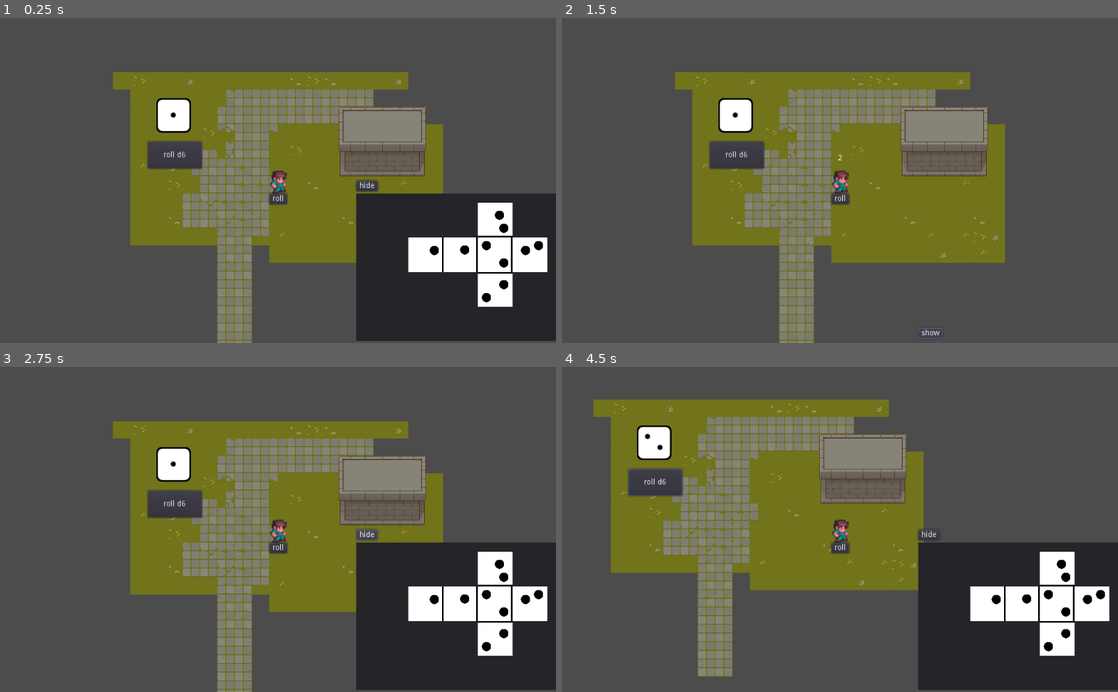
Above: before the commit, frames 1-4 (two rows, left to right).
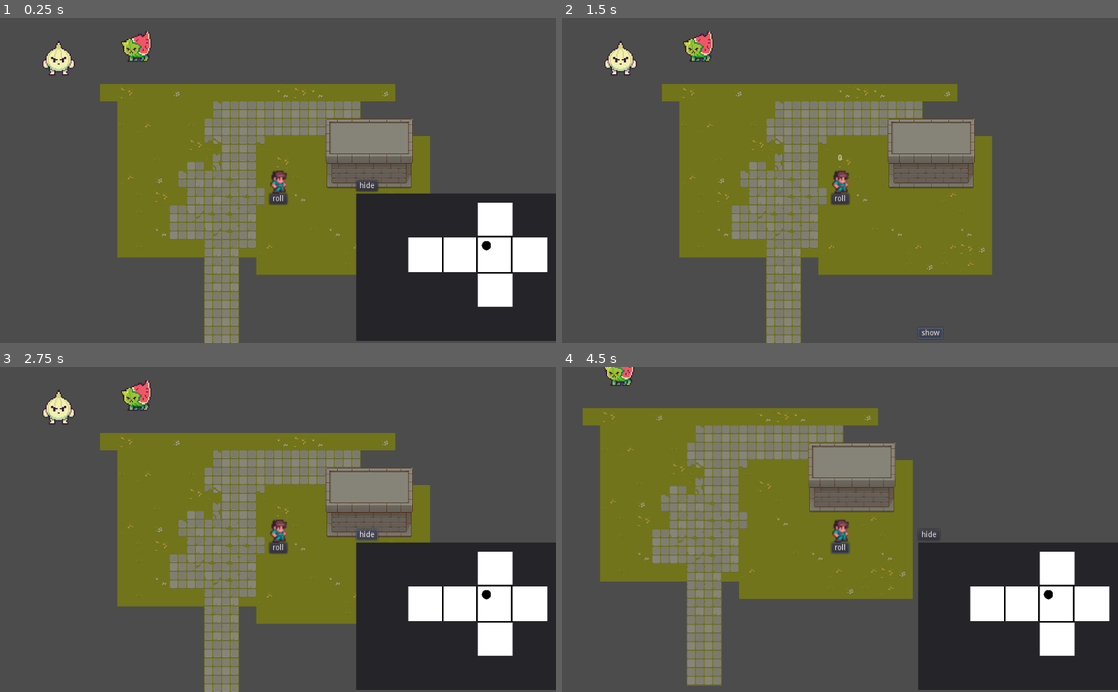
Above: after the commit, the same moments.

Repository: s4x0r/GMTKjam-2022
Game: Godot game, scene res://main.tscn
Two runs of this game, one before a commit and one after it. Both use one fixed random seed, a clock stepped at 60 frames per second and the inputs below.
Inputs (mouse positions are in pixels of both pictures, inside the frame that each line leads up to):
- Up to frame 1 (0.25 s): no input
- Up to frame 2 (1.5 s): click "roll" at 0.5 s; click "hide" at 1.25 s
- Up to frame 3 (2.75 s): click "show" at 2 s
- Up to frame 4 (4.5 s): click "roll d6" (after the commit: "roll") at 2.75 s; move the mouse to (1051, 594) at 3.52 s; press the mouse at (1051, 594) at 3.53 s; hold D (char_right) 3.53-4.28 s; move the mouse to (1029, 597) at 4.27 s; release the mouse at (1029, 597) at 4.28 s; hold S (char_down) from 4.28 s (still down); click (1029, 597) at 4.35 s

The runs differ from the first frame. In frame 1, 18% of the frame differs, in the area x 7-98%, y 4-100%; in frame 2, 19%, in the area x 7-80%, y 4-100%; in frame 3, 18%; in frame 4, 15%.

Commit message:
added melon and onion

Diff:
--- /dev/null
+++ b/dot.tscn
@@ -0,0 +1,30 @@
+[gd_scene load_steps=5 format=2]
+
+[ext_resource path="res://assets/unfold.png" type="Texture" id=1]
+[ext_resource path="res://dot.gd" type="Script" id=2]
+
+[sub_resource type="AtlasTexture" id=3]
+flags = 4
+atlas = ExtResource( 1 )
+region = Rect2( 0, 128, 64, 64 )
+
+[sub_resource type="CircleShape2D" id=4]
+radius = 30.1177
+
+[node name="dot" type="Sprite"]
+position = Vector2( 16, -16 )
+scale = Vector2( 0.265625, 0.265625 )
+texture = SubResource( 3 )
+script = ExtResource( 2 )
+__meta__ = {
+"_edit_group_": true
+}
+
+[node name="Area2D" type="Area2D" parent="."]
+collision_layer = 2
+collision_mask = 2
+
+[node name="CollisionShape2D" type="CollisionShape2D" parent="Area2D"]
+shape = SubResource( 4 )
+
+[connection signal="input_event" from="Area2D" to="." method="_on_Area2D_input_event"]
--- a/main.tscn
+++ b/main.tscn
@@ -7,6 +7,7 @@
 [ext_resource path="res://character.tscn" type="PackedScene" id=5]
 [ext_resource path="res://top down.tres" type="TileSet" id=6]
 [ext_resource path="res://walls.tres" type="TileSet" id=7]
+[ext_resource path="res://assets/IMG_5884.png" type="Texture" id=8]
 
 [sub_resource type="Animation" id=1]
 length = 0.001
@@ -38,6 +39,95 @@
 "transitions": PoolRealArray( 1, 1, 1, 1, 1, 1, 1, 1, 1, 1, 1, 1, 1, 1, 1 ),
 "update": 1,
 "values": [ 0, 1, 3, 5, 3, 2, 1, 4, 2, 3, 2, 5, 0, 3, 3 ]
+}
+
+[sub_resource type="AtlasTexture" id=3]
+flags = 4
+atlas = ExtResource( 8 )
+region = Rect2( 1248, 56, 528, 224 )
+
+[sub_resource type="CircleShape2D" id=4]
+radius = 22.0
+
+[sub_resource type="Animation" id=5]
+length = 0.001
+tracks/0/type = "value"
+tracks/0/path = NodePath("Sprite:texture")
+tracks/0/interp = 1
+tracks/0/loop_wrap = true
+tracks/0/imported = false
+tracks/0/enabled = true
+tracks/0/keys = {
+"times": PoolRealArray( 0 ),
+"transitions": PoolRealArray( 1 ),
+"update": 0,
+"values": [ SubResource( 3 ) ]
+}
+tracks/1/type = "value"
+tracks/1/path = NodePath("Sprite:frame")
+tracks/1/interp = 1
+tracks/1/loop_wrap = true
+tracks/1/imported = false
+tracks/1/enabled = true
+tracks/1/keys = {
+"times": PoolRealArray( 0 ),
+"transitions": PoolRealArray( 1 ),
+"update": 0,
+"values": [ 0 ]
+}
+
+[sub_resource type="Animation" id=6]
+resource_name = "idle"
+length = 0.6
+loop = true
+tracks/0/type = "value"
+tracks/0/path = NodePath("Sprite:frame")
+tracks/0/interp = 1
+tracks/0/loop_wrap = true
+tracks/0/imported = false
+tracks/0/enabled = true
+tracks/0/keys = {
+"times": PoolRealArray( 0, 0.3 ),
+"transitions": PoolRealArray( 1, 1 ),
+"update": 1,
+"values": [ 0, 1 ]
+}
+
+[sub_resource type="AtlasTexture" id=7]
+flags = 4
+atlas = ExtResource( 8 )
+region = Rect2( 736, 20, 545, 263 )
+
+[sub_resource type="Animation" id=8]
+length = 0.001
+tracks/0/type = "value"
+tracks/0/path = NodePath("Sprite:frame")
+tracks/0/interp = 1
+tracks/0/loop_wrap = true
+tracks/0/imported = false
+tracks/0/enabled = true
+tracks/0/keys = {
+"times": PoolRealArray( 0 ),
+"transitions": PoolRealArray( 1 ),
+"update": 0,
+"values": [ 0 ]
+}
+
+[sub_resource type="Animation" id=9]
+resource_name = "idle"
+length = 0.6
+loop = true
+tracks/0/type = "value"
+tracks/0/path = NodePath("Sprite:frame")
+tracks/0/interp = 1
+tracks/0/loop_wrap = true
+tracks/0/imported = false
+tracks/0/enabled = true
+tracks/0/keys = {
+"times": PoolRealArray( 0, 0.3 ),
+"transitions": PoolRealArray( 1, 1 ),
+"update": 1,
+"values": [ 0, 1 ]
 }
 
 [node name="main" type="Node2D"]
@@ -59,8 +149,10 @@
 tile_data = PoolIntArray( 327703, 3, 0, 327704, 4, 0, 327705, 4, 0, 327706, 4, 0, 327707, 5, 0, 393239, 6, 0, 393243, 8, 0, 458775, 0, 0, 458776, 1, 0, 458777, 1, 0, 458778, 1, 0, 458779, 2, 0 )
 
 [node name="character" parent="." instance=ExtResource( 5 )]
+position = Vector2( 648, 274 )
 
 [node name="dice" type="Sprite" parent="."]
+visible = false
 position = Vector2( 432, 176 )
 texture = ExtResource( 4 )
 hframes = 3
@@ -72,10 +164,49 @@
 anims/rolling = SubResource( 2 )
 
 [node name="Button" type="Button" parent="."]
+visible = false
 margin_left = 384.0
 margin_top = 224.0
 margin_right = 484.0
 margin_bottom = 274.0
 text = "roll d6"
 
+[node name="melon" type="KinematicBody2D" parent="."]
+position = Vector2( 382, 27 )
+__meta__ = {
+"_edit_group_": true
+}
+
+[node name="Sprite" type="Sprite" parent="melon"]
+scale = Vector2( 0.25, 0.25 )
+texture = SubResource( 3 )
+hframes = 2
+
+[node name="CollisionShape2D" type="CollisionShape2D" parent="melon"]
+position = Vector2( 7, 1 )
+shape = SubResource( 4 )
+
+[node name="AnimationPlayer" type="AnimationPlayer" parent="melon"]
+anims/RESET = SubResource( 5 )
+anims/idle = SubResource( 6 )
+
+[node name="onion" type="KinematicBody2D" parent="."]
+position = Vector2( 248, 48 )
+__meta__ = {
+"_edit_group_": true
+}
+
+[node name="Sprite" type="Sprite" parent="onion"]
+scale = Vector2( 0.25, 0.25 )
+texture = SubResource( 7 )
+hframes = 2
+
+[node name="CollisionShape2D" type="CollisionShape2D" parent="onion"]
+position = Vector2( -4, 5 )
+shape = SubResource( 4 )
+
+[node name="AnimationPlayer" type="AnimationPlayer" parent="onion"]
+anims/RESET = SubResource( 8 )
+anims/idle = SubResource( 9 )
+
 [connection signal="pressed" from="Button" to="." method="_on_Button_pressed"]
--- a/unfold.gd
+++ b/unfold.gd
@@ -15,7 +15,7 @@
 	for i in range(0,6):
 		print(i)
 		sides[i]=get_node("facemap/side "+str(i+1)).get_overlapping_areas().size()
-	print(sides)
+	#print(sides)
 
 func next():
 	face +=1
--- a/unfold.tscn
+++ b/unfold.tscn
@@ -1,8 +1,8 @@
-[gd_scene load_steps=8 format=2]
+[gd_scene load_steps=6 format=2]
 
 [ext_resource path="res://assets/unfold.png" type="Texture" id=1]
 [ext_resource path="res://unfold.gd" type="Script" id=2]
-[ext_resource path="res://dot.gd" type="Script" id=3]
+[ext_resource path="res://dot.tscn" type="PackedScene" id=3]
 
 [sub_resource type="AtlasTexture" id=1]
 flags = 4
@@ -11,14 +11,6 @@
 
 [sub_resource type="RectangleShape2D" id=2]
 extents = Vector2( 32, 32 )
-
-[sub_resource type="AtlasTexture" id=3]
-flags = 4
-atlas = ExtResource( 1 )
-region = Rect2( 0, 128, 64, 64 )
-
-[sub_resource type="CircleShape2D" id=4]
-radius = 30.1177
 
 [node name="unfold" type="Node2D"]
 position = Vector2( 208, 104 )
@@ -33,6 +25,7 @@
 
 [node name="side 1" type="Area2D" parent="facemap"]
 position = Vector2( -96, 0 )
+collision_layer = 4
 collision_mask = 2
 __meta__ = {
 "_edit_group_": true
@@ -43,6 +36,7 @@
 
 [node name="side 2" type="Area2D" parent="facemap"]
 position = Vector2( -32, 0 )
+collision_layer = 4
 collision_mask = 2
 __meta__ = {
 "_edit_group_": true
@@ -53,6 +47,7 @@
 
 [node name="side 3" type="Area2D" parent="facemap"]
 position = Vector2( 32, 0 )
+collision_layer = 4
 collision_mask = 2
 __meta__ = {
 "_edit_group_": true
@@ -63,6 +58,7 @@
 
 [node name="side 4" type="Area2D" parent="facemap"]
 position = Vector2( 32, -64 )
+collision_layer = 4
 collision_mask = 2
 __meta__ = {
 "_edit_group_": true
@@ -73,6 +69,7 @@
 
 [node name="side 5" type="Area2D" parent="facemap"]
 position = Vector2( 96, 0 )
+collision_layer = 4
 collision_mask = 2
 __meta__ = {
 "_edit_group_": true
@@ -83,6 +80,7 @@
 
 [node name="side 6" type="Area2D" parent="facemap"]
 position = Vector2( 32, 64 )
+collision_layer = 4
 collision_mask = 2
 __meta__ = {
 "_edit_group_": true
@@ -91,165 +89,7 @@
 [node name="CollisionShape2D" type="CollisionShape2D" parent="facemap/side 6"]
 shape = SubResource( 2 )
 
-[node name="dot" type="Sprite" parent="."]
-position = Vector2( 16, -16 )
-scale = Vector2( 0.265625, 0.265625 )
-texture = SubResource( 3 )
-script = ExtResource( 3 )
-__meta__ = {
-"_edit_group_": true
-}
-
-[node name="Area2D" type="Area2D" parent="dot"]
-collision_layer = 2
-collision_mask = 2
-
-[node name="CollisionShape2D" type="CollisionShape2D" parent="dot/Area2D"]
-shape = SubResource( 4 )
-
-[node name="dot3" type="Sprite" parent="."]
-position = Vector2( -24, -8 )
-scale = Vector2( 0.265625, 0.265625 )
-texture = SubResource( 3 )
-script = ExtResource( 3 )
-__meta__ = {
-"_edit_group_": true
-}
-
-[node name="Area2D" type="Area2D" parent="dot3"]
-collision_layer = 2
-collision_mask = 2
-
-[node name="CollisionShape2D" type="CollisionShape2D" parent="dot3/Area2D"]
-shape = SubResource( 4 )
-
-[node name="dot4" type="Sprite" parent="."]
-position = Vector2( 48, 16 )
-scale = Vector2( 0.265625, 0.265625 )
-texture = SubResource( 3 )
-script = ExtResource( 3 )
-__meta__ = {
-"_edit_group_": true
-}
-
-[node name="Area2D" type="Area2D" parent="dot4"]
-collision_layer = 2
-collision_mask = 2
-
-[node name="CollisionShape2D" type="CollisionShape2D" parent="dot4/Area2D"]
-shape = SubResource( 4 )
-
-[node name="dot5" type="Sprite" parent="."]
-position = Vector2( 48, -48 )
-scale = Vector2( 0.265625, 0.265625 )
-texture = SubResource( 3 )
-script = ExtResource( 3 )
-__meta__ = {
-"_edit_group_": true
-}
-
-[node name="Area2D" type="Area2D" parent="dot5"]
-collision_layer = 2
-collision_mask = 2
-
-[node name="CollisionShape2D" type="CollisionShape2D" parent="dot5/Area2D"]
-shape = SubResource( 4 )
-
-[node name="dot6" type="Sprite" parent="."]
-position = Vector2( 40, -72 )
-scale = Vector2( 0.265625, 0.265625 )
-texture = SubResource( 3 )
-script = ExtResource( 3 )
-__meta__ = {
-"_edit_group_": true
-}
-
-[node name="Area2D" type="Area2D" parent="dot6"]
-collision_layer = 2
-collision_mask = 2
-
-[node name="CollisionShape2D" type="CollisionShape2D" parent="dot6/Area2D"]
-shape = SubResource( 4 )
-
-[node name="dot7" type="Sprite" parent="."]
-position = Vector2( 88, -7 )
-scale = Vector2( 0.265625, 0.265625 )
-texture = SubResource( 3 )
-script = ExtResource( 3 )
-__meta__ = {
-"_edit_group_": true
-}
-
-[node name="Area2D" type="Area2D" parent="dot7"]
-collision_layer = 2
-collision_mask = 2
-
-[node name="CollisionShape2D" type="CollisionShape2D" parent="dot7/Area2D"]
-shape = SubResource( 4 )
-
-[node name="dot8" type="Sprite" parent="."]
-position = Vector2( 112, -16 )
-scale = Vector2( 0.265625, 0.265625 )
-texture = SubResource( 3 )
-script = ExtResource( 3 )
-__meta__ = {
-"_edit_group_": true
-}
-
-[node name="Area2D" type="Area2D" parent="dot8"]
-collision_layer = 2
-collision_mask = 2
-
-[node name="CollisionShape2D" type="CollisionShape2D" parent="dot8/Area2D"]
-shape = SubResource( 4 )
-
-[node name="dot9" type="Sprite" parent="."]
-position = Vector2( 48, 56 )
-scale = Vector2( 0.265625, 0.265625 )
-texture = SubResource( 3 )
-script = ExtResource( 3 )
-__meta__ = {
-"_edit_group_": true
-}
-
-[node name="Area2D" type="Area2D" parent="dot9"]
-collision_layer = 2
-collision_mask = 2
-
-[node name="CollisionShape2D" type="CollisionShape2D" parent="dot9/Area2D"]
-shape = SubResource( 4 )
-
-[node name="dot10" type="Sprite" parent="."]
-position = Vector2( 16, 80 )
-scale = Vector2( 0.265625, 0.265625 )
-texture = SubResource( 3 )
-script = ExtResource( 3 )
-__meta__ = {
-"_edit_group_": true
-}
-
-[node name="Area2D" type="Area2D" parent="dot10"]
-collision_layer = 2
-collision_mask = 2
-
-[node name="CollisionShape2D" type="CollisionShape2D" parent="dot10/Area2D"]
-shape = SubResource( 4 )
-
-[node name="dot2" type="Sprite" parent="."]
-position = Vector2( -80, -7 )
-scale = Vector2( 0.265625, 0.265625 )
-texture = SubResource( 3 )
-script = ExtResource( 3 )
-__meta__ = {
-"_edit_group_": true
-}
-
-[node name="Area2D" type="Area2D" parent="dot2"]
-collision_layer = 2
-collision_mask = 2
-
-[node name="CollisionShape2D" type="CollisionShape2D" parent="dot2/Area2D"]
-shape = SubResource( 4 )
+[node name="dot" parent="." instance=ExtResource( 3 )]
 
 [node name="fold" type="Button" parent="."]
 visible = false
@@ -267,15 +107,5 @@
 margin_bottom = 85.0
 text = "roll"
 
-[connection signal="input_event" from="dot/Area2D" to="dot" method="_on_Area2D_input_event"]
-[connection signal="input_event" from="dot3/Area2D" to="dot3" method="_on_Area2D_input_event"]
-[connection signal="input_event" from="dot4/Area2D" to="dot4" method="_on_Area2D_input_event"]
-[connection signal="input_event" from="dot5/Area2D" to="dot5" method="_on_Area2D_input_event"]
-[connection signal="input_event" from="dot6/Area2D" to="dot6" method="_on_Area2D_input_event"]
-[connection signal="input_event" from="dot7/Area2D" to="dot7" method="_on_Area2D_input_event"]
-[connection signal="input_event" from="dot8/Area2D" to="dot8" method="_on_Area2D_input_event"]
-[connection signal="input_event" from="dot9/Area2D" to="dot9" method="_on_Area2D_input_event"]
-[connection signal="input_event" from="dot10/Area2D" to="dot10" method="_on_Area2D_input_event"]
-[connection signal="input_event" from="dot2/Area2D" to="dot2" method="_on_Area2D_input_event"]
 [connection signal="pressed" from="fold" to="." method="fold"]
 [connection signal="pressed" from="next" to="." method="rollem"]
Binary file added: assets/IMG_5884.png
Not shown, added: assets/IMG_5884.png.import
Not shown: 1 places in main.tscn that only renumber resources
